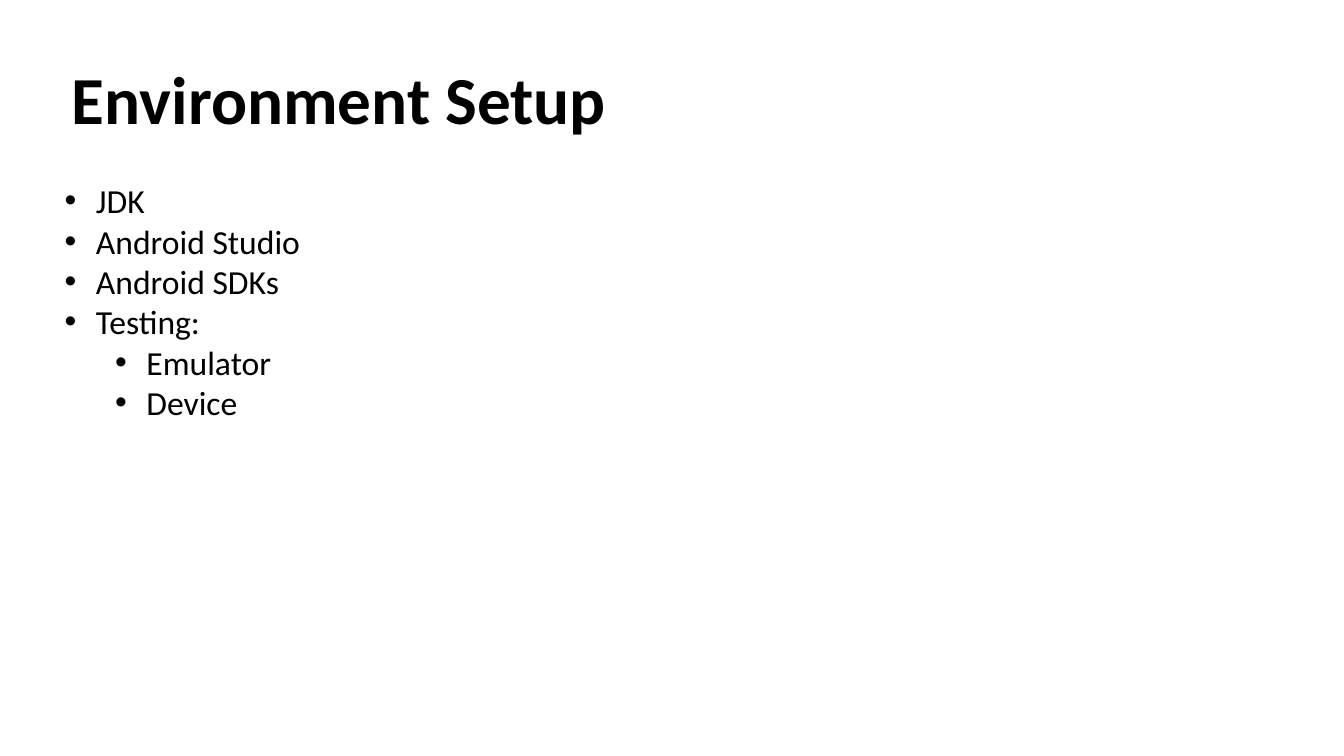
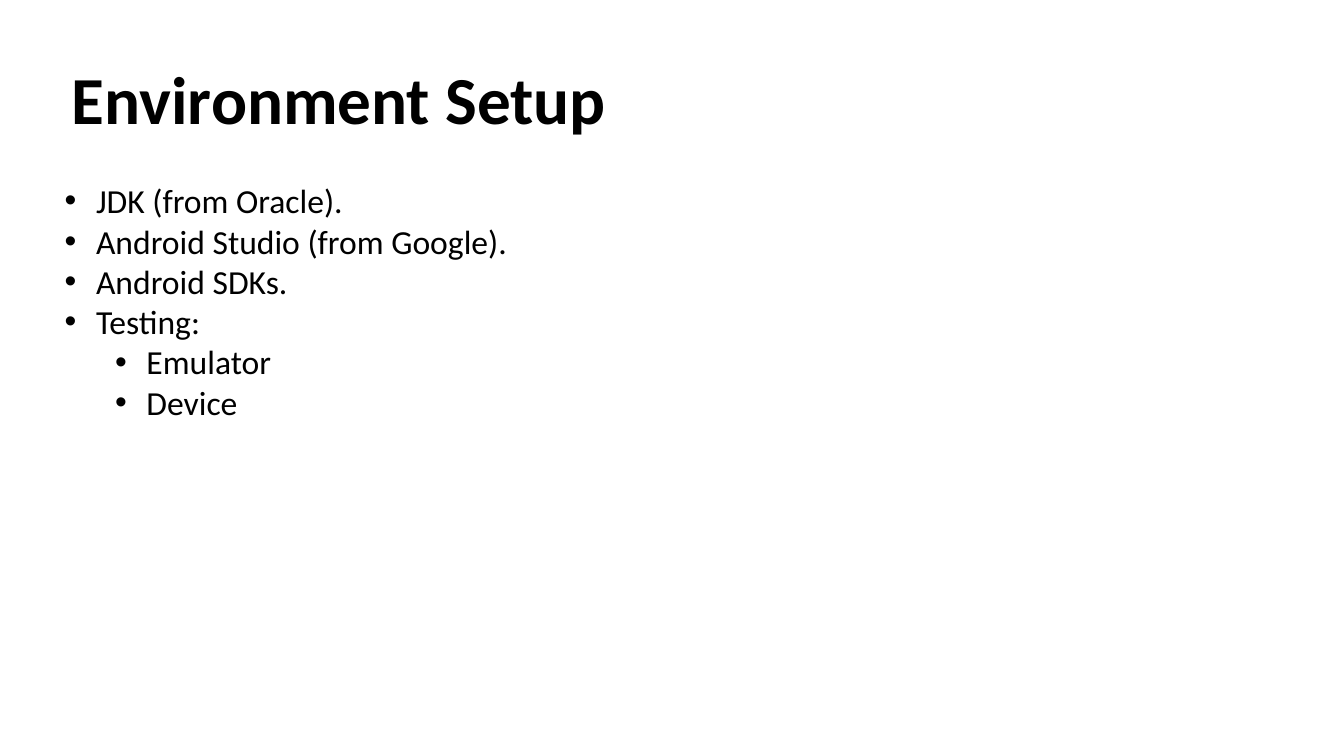
Before and after one commit to talhahasanzia/Android-Workshop, a slide deck: slide 5 of Presentation.pptx. Drawn at 1344x756 pixels with LibreOffice and Linux fonts; fonts in the diff are those of the drawing. Boxes give left, top, right and bottom in pixels: in the first picture for what was removed or moved away, otherwise in the second. Text is boxed around its words. In the diff, an @@ line names an element or a change of style, - is before the commit and + after.

```diff
--- a/Presentation.pptx
+++ b/Presentation.pptx
@@ text at (96, 188, 506, 295): text changed @@
-• JDK
-• Android Studio
-• Android SDKs
+• JDK (from Oracle).
+• Android Studio (from Google).
+• Android SDKs.
```
Also in this commit, not shown: 6 other slides changed, 1 slide removed, 1 other file.
